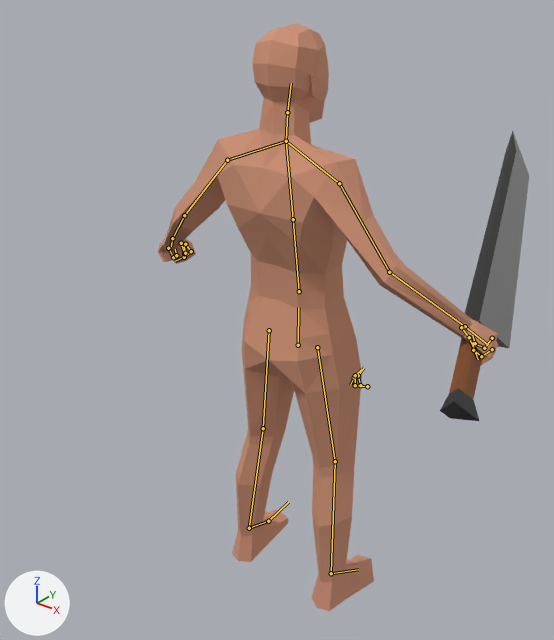
The Blender file resources/blender/base_male_IK_001_take_two.blend: old version first, new version second.
Before and after are seen from a 50 mm lens placed at (1.26, -1.7, 1.99), pointed at (-0.35, 0.31, 0.75). Arrows for +X, +Y and +Z are at lower left; the lights stay in place. The first picture is the older version. The bones that change, and the others that lie on the model, are drawn over the model as lines.

In view in the first picture: 'CharacterMesh', 'Orc Sword'.
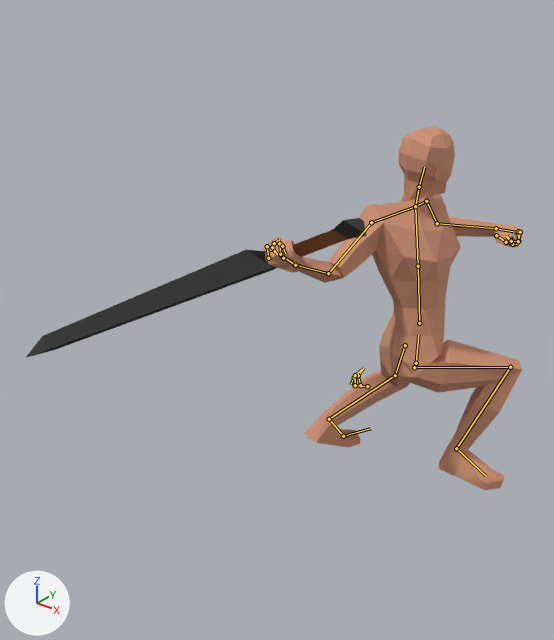
The newer file adds an action. The first version stands in its rest pose; the second is drawn at frame 10 of the action 'OSBasic3'.

Edits to the bpy script that builds the scene:
```text
Change bone_src_pelvis:
    where bone_src_pelvis = bpy.data.objects['RIG_CONTROL'].pose.bones['SRC_pelvis']
    bone_src_pelvis.location: (0.0, 0.0, 0.0) -> (-0.005, -0.402, 0.784)
    bone_src_pelvis.rotation_quaternion: (1.0, 0.0, 0.0, 0.0) -> (0.912, 0.0, -0.41, 0.0)  # degrees (0, 0, 0) -> degrees (0, -48, 0)
Change bone_src_spine_01:
    where bone_src_spine_01 = bpy.data.objects['RIG_CONTROL'].pose.bones['SRC_spine_01']  # child of 'SRC_pelvis'
    bone_src_spine_01.rotation_quaternion: (1.0, 0.0, 0.0, 0.0) -> (0.987, 0.014, -0.154, -0.043)  # degrees (0, 0, 0) -> degrees (2, -18, -5)
Change bone_src_spine_02:
    where bone_src_spine_02 = bpy.data.objects['RIG_CONTROL'].pose.bones['SRC_spine_02']  # child of 'SRC_spine_01'
    bone_src_spine_02.rotation_quaternion: (1.0, 0.0, 0.0, 0.0) -> (0.994, 0.001, -0.11, -0.02)  # degrees (0, 0, 0) -> degrees (0, -13, -2)
Change bone_src_clavicle_l:
    where bone_src_clavicle_l = bpy.data.objects['RIG_CONTROL'].pose.bones['SRC_clavicle_l']  # child of 'SRC_spine_02'
    bone_src_clavicle_l.rotation_quaternion: (1.0, 0.0, 0.0, 0.0) -> (0.991, 0.006, -0.037, 0.129)  # degrees (0, 0, 0) -> degrees (0, -4, 15)
Change bone_src_forearm_l:
    where bone_src_forearm_l = bpy.data.objects['RIG_CONTROL'].pose.bones['SRC_forearm_l']  # child of 'SRC_arm_l'
    bone_src_forearm_l.rotation_quaternion: (1.0, 0.0, 0.0, 0.0) -> (0.859, 0.512, 0.0, 0.0)  # degrees (0, 0, 0) -> degrees (62, 0, 0)
Change bone_src_neck:
    where bone_src_neck = bpy.data.objects['RIG_CONTROL'].pose.bones['SRC_neck']  # child of 'SRC_spine_02'
    bone_src_neck.rotation_quaternion: (1.0, 0.0, 0.0, 0.0) -> (0.848, 0.0, 0.53, 0.0)  # degrees (0, 0, 0) -> degrees (0, 64, 0)
Change bone_src_clavicle_r:
    where bone_src_clavicle_r = bpy.data.objects['RIG_CONTROL'].pose.bones['SRC_clavicle_r']  # child of 'SRC_spine_02'
    bone_src_clavicle_r.rotation_quaternion: (1.0, 0.0, 0.0, 0.0) -> (0.955, -0.184, 0.201, -0.114)  # degrees (0, 0, 0) -> degrees (-25, 20, -18)
Change bone_src_arm_r:
    where bone_src_arm_r = bpy.data.objects['RIG_CONTROL'].pose.bones['SRC_arm_r']  # child of 'SRC_clavicle_r'
    bone_src_arm_r.rotation_quaternion: (1.0, 0.0, 0.0, 0.0) -> (0.984, 0.0, 0.178, 0.0)  # degrees (0, 0, 0) -> degrees (0, 21, 0)
Change bone_src_forearm_r:
    where bone_src_forearm_r = bpy.data.objects['RIG_CONTROL'].pose.bones['SRC_forearm_r']  # child of 'SRC_arm_r'
    bone_src_forearm_r.rotation_quaternion: (1.0, 0.0, 0.0, 0.0) -> (0.867, 0.251, 0.413, -0.119)  # degrees (0, 0, 0) -> degrees (32, 51, 0)
Change bone_src_hand_r:
    where bone_src_hand_r = bpy.data.objects['RIG_CONTROL'].pose.bones['SRC_hand_r']  # child of 'SRC_forearm_r'
    bone_src_hand_r.rotation_quaternion: (1.0, 0.0, 0.0, 0.0) -> (0.509, 0.096, 0.846, 0.124)  # degrees (0, 0, 0) -> degrees (-34, 123, -32)
Change bone_ik_foot_l:
    where bone_ik_foot_l = bpy.data.objects['RIG_CONTROL'].pose.bones['IK_foot_l']
    bone_ik_foot_l.location: (0.0, 0.0, 0.0) -> (0.14, -0.692, 0.049)
    bone_ik_foot_l.rotation_quaternion: (1.0, 0.0, 0.0, 0.0) -> (0.946, 0.215, -0.058, -0.234)  # degrees (0, 0, 0) -> degrees (26, 0, -28)
Change bone_src_toe_l:
    where bone_src_toe_l = bpy.data.objects['RIG_CONTROL'].pose.bones['SRC_toe_l']  # child of 'SRC_foot_l'
    bone_src_toe_l.rotation_quaternion: (1.0, 0.0, 0.0, 0.0) -> (0.969, 0.247, 0.0, 0.0)  # degrees (0, 0, 0) -> degrees (29, 0, 0)
Change bone_ik_knee_l:
    where bone_ik_knee_l = bpy.data.objects['RIG_CONTROL'].pose.bones['IK_knee_l']
    bone_ik_knee_l.location: (0.0, 0.0, 0.0) -> (-0.671, 1.653, -0.087)
Change bone_ik_foot_r:
    where bone_ik_foot_r = bpy.data.objects['RIG_CONTROL'].pose.bones['IK_foot_r']
    bone_ik_foot_r.location: (0.0, 0.0, 0.0) -> (0.0, -0.916, 0.0)
    bone_ik_foot_r.rotation_quaternion: (1.0, 0.0, 0.0, 0.0) -> (0.761, 0.047, 0.0, -0.648)  # degrees (0, 0, 0) -> degrees (4, 3, -81)
Change bone_ik_knee_r:
    where bone_ik_knee_r = bpy.data.objects['RIG_CONTROL'].pose.bones['IK_knee_r']
    bone_ik_knee_r.location: (0.0, 0.0, 0.0) -> (-0.651, 1.663, 0.084)
```

Pixel boxes [x1, y1, x2, y2] of what changed, in the pictures (554 x 640 px):
'CharacterMesh', posed (23% narrower, 38% shorter): before [158, 23, 498, 611]; after [263, 127, 523, 490]
'Orc Sword', posed (281% wider, 52% shorter): before [440, 131, 529, 421]; after [25, 218, 367, 358]
bone 'SRC_pelvis', root to tip: before (298, 345) to (298, 307); after (416, 363) to (418, 335)
bone 'SRC_spine_01', root to tip: before (299, 291) to (293, 219); after (419, 323) to (418, 266)
bone 'SRC_spine_02', root to tip: before (293, 219) to (286, 141); after (418, 266) to (415, 206)
bone 'SRC_clavicle_l', root to tip: before (286, 141) to (227, 160); after (415, 206) to (426, 201)
bone 'SRC_forearm_l', root to tip: before (184, 215) to (172, 238); after (437, 223) to (496, 228)
bone 'SRC_neck', root to tip: before (286, 141) to (287, 112); after (415, 206) to (419, 187)
bone 'SRC_clavicle_r', root to tip: before (286, 141) to (339, 183); after (415, 206) to (371, 222)
bone 'SRC_arm_r', root to tip: before (339, 183) to (389, 272); after (371, 222) to (328, 273)
bone 'SRC_forearm_r', root to tip: before (389, 272) to (465, 326); after (328, 273) to (295, 265)
bone 'SRC_hand_r', root to tip: before (465, 326) to (488, 345); after (295, 265) to (281, 255)
bone 'SRC_toe_l', root to tip: before (268, 521) to (288, 502); after (343, 436) to (370, 428)
